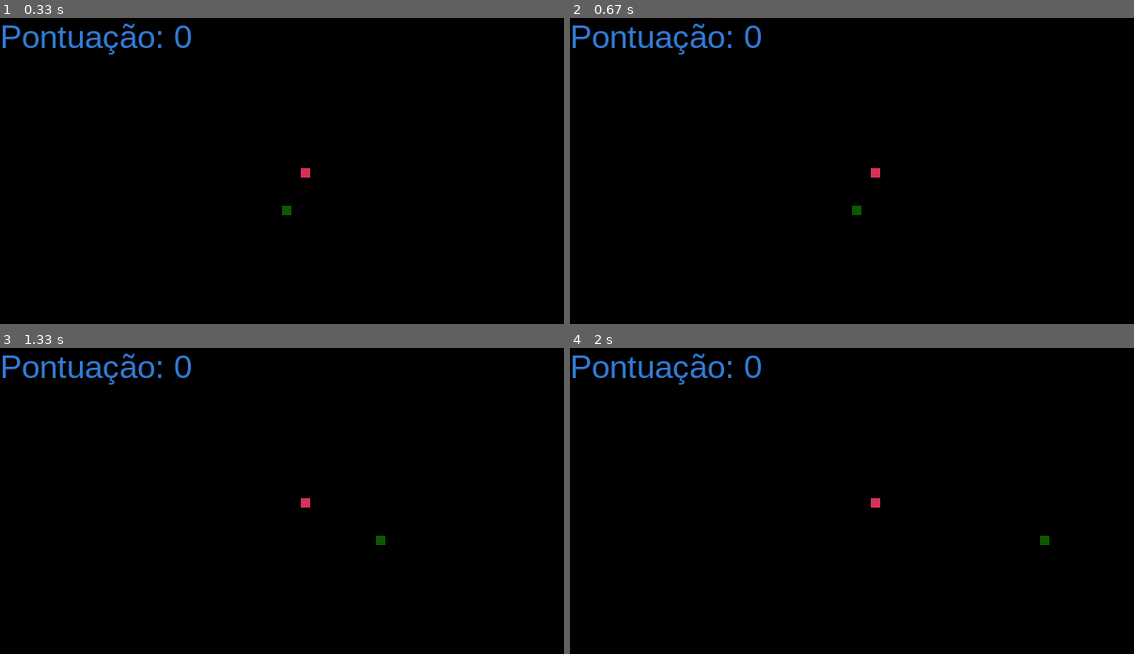
Above: before the commit, frames 1-4 (two rows, left to right).
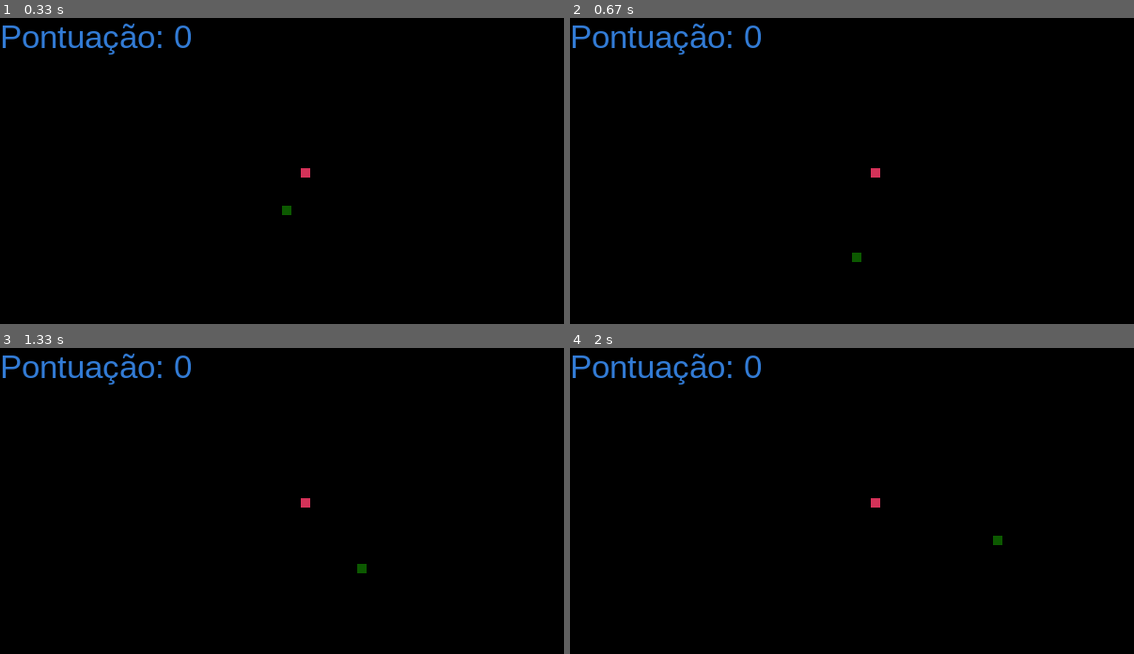
Above: after the commit, the same moments.

Repository: hugofolloni/snake-py-game
Game: pygame game, started from snakegame.py
Two runs of this game, one before a commit and one after it. Both use one fixed random seed, a clock stepped at 60 frames per second and the inputs below.
Inputs:
- Up to frame 1 (0.33 s): no input
- Up to frame 2 (0.67 s): tap S at 0.33 s
- Up to frame 3 (1.33 s): hold Right 0.67-1.13 s; hold W from 1.17 s (still down)
- Up to frame 4 (2 s): release W at 1.47 s; hold Right 1.5-1.97 s

Frame 1 is identical in both runs. In frame 2, 0.1% of the frame differs, in the area x 50-52%, y 61-80%; in frame 3, 0.1%; in frame 4, 0.1%.

Commit message:
Add files via upload

Diff:
--- a/snakegame.py
+++ b/snakegame.py
@@ -35,6 +35,10 @@
     messageWrite = font_style.render(msg, True, color)
     display.blit(messageWrite, [display_width / 6 - 25, display_height / 3])
 
+def message2(msg, color): #define a função que printará a mensagem pós jogo
+    messageWrite = font_style.render(msg, True, color)
+    display.blit(messageWrite, [display_width / 6 + 65, (display_height  / 3) + 20])
+
 def gameLoop(): #inicia o loop do jogo
     game_over = False #o jogo nao está fechado e nem na tela de fechamento
     game_close = False
@@ -56,7 +60,8 @@
 
         while game_close == True: #se o jogo estiver na tela de fechamento
             display.fill(black)
-            message("Você perdeu! Clique C para jogar de novo e Q para sair", red)
+            message("Você perdeu! Clique Q ou CIMA para jogar de novo", red)
+            message2("Pressione E ou BAIXO para sair", red)
             Score("DERROTA")
             pygame.display.update()
 
@@ -65,28 +70,28 @@
                     game_over = True
                     game_close = False
                 if event.type == pygame.KEYDOWN: #define as teclas para fechar o jogo
-                    if event.key == pygame.K_q:
-                        game_over = True
-                        game_close = False
-                    if event.key == pygame.K_c:
+                    if event.key == pygame.K_e or pygame.K_DOWN:
+                        quit()
+                    if event.key == pygame.K_q or pygame.K_UP:
                         gameLoop()
 
-        for event in pygame.event.get(): #andar com a cobra
+        for event in pygame.event.get(): #mexe a cobra
             if event.type == pygame.QUIT:
                 game_over = True
             if event.type == pygame.KEYDOWN:
-                if event.key == pygame.K_LEFT:
+                if event.key == pygame.K_LEFT or event.key == pygame.K_a:
                     x1_change = -snake_block
                     y1_change = 0
-                elif event.key == pygame.K_RIGHT:
+                elif event.key == pygame.K_RIGHT or event.key == pygame.K_d:
                     x1_change = snake_block
                     y1_change = 0
-                elif event.key == pygame.K_UP:
+                elif event.key == pygame.K_UP or event.key == pygame.K_w:
                     x1_change = 0
                     y1_change = -snake_block
-                elif event.key == pygame.K_DOWN:
+                elif event.key == pygame.K_DOWN or event.key == pygame.K_s:
                     x1_change = 0
                     y1_change = snake_block
+
 
         if x1 >= display_width or x1 < 0 or y1 >= display_height or y1 < 0: #definir os limites da área da cobra
             game_close = True
